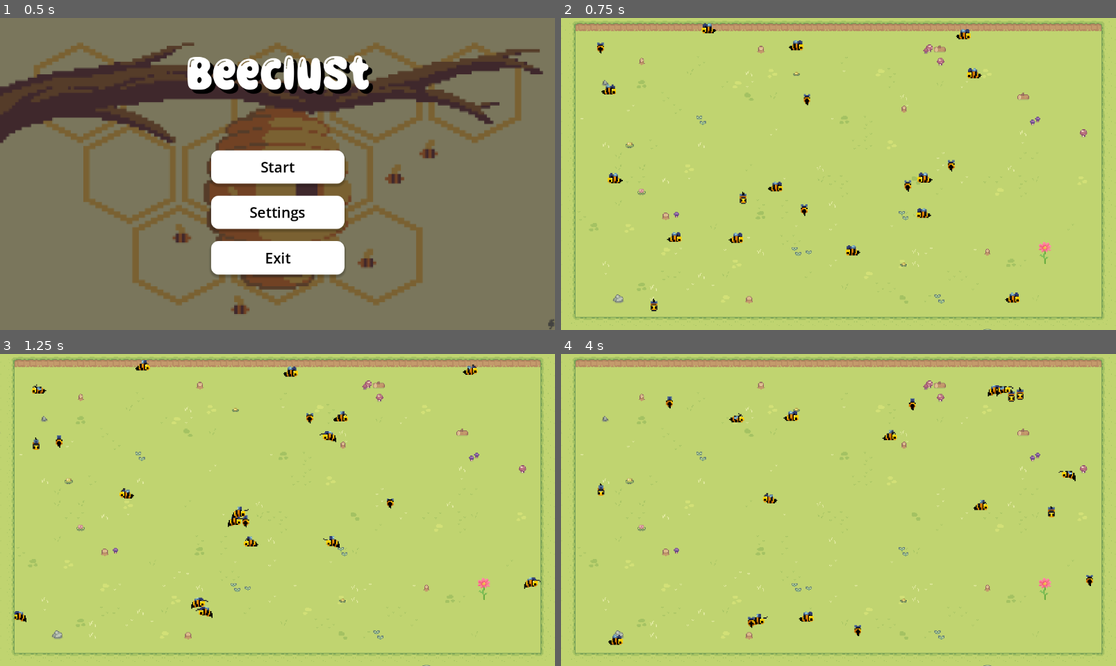
Above: before the commit, frames 1-4 (two rows, left to right).
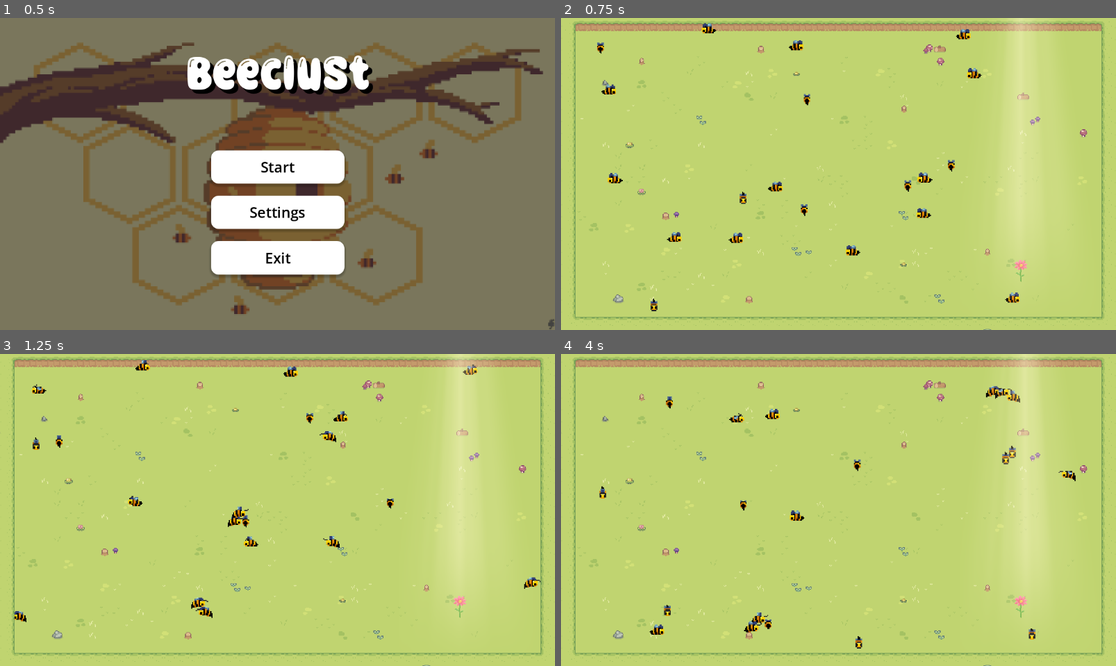
Above: after the commit, the same moments.

Repository: Kuuro-neko/Beeclust
Game: Godot game, scene res://scenes/main_menu.tscn
The game is run twice, just before and just after one commit, with the same random seed, the same clock (stepped at 60 frames per second) and the same inputs.
Inputs:
- Up to frame 1 (0.5 s): no input
- Up to frame 2 (0.75 s): click "Start" at 0.5 s
- Up to frame 3 (1.25 s): no input
- Up to frame 4 (4 s): tap Enter at 1.25 s; tap H every 0.75 s from 1.35 to 3.6 s; tap Space at 2 s

Frame 1 is identical in both runs. In frame 2, 4.5% of the frame differs, in the area x 79-89%, y 0-90%; in frame 3, 4.6%; in frame 4, 5.6%, in the area x 6-96%, y 0-95%.

Commit message:
Added godrays on top of the target

Diff:
--- a/scenes/world.tscn
+++ b/scenes/world.tscn
@@ -10,6 +10,7 @@
 [ext_resource type="Script" path="res://scripts/bees_spawn.gd" id="7_4axgn"]
 [ext_resource type="Script" path="res://scripts/heatmap.gd" id="8_tmbk2"]
 [ext_resource type="PackedScene" uid="uid://cmk63s78jrhi1" path="res://scenes/pause_menu.tscn" id="9_s2ktp"]
+[ext_resource type="Shader" path="res://shaders/rays.gdshader" id="11_vgmnn"]
 
 [sub_resource type="TileSetAtlasSource" id="TileSetAtlasSource_vrnjb"]
 texture = ExtResource("2_yriin")
@@ -547,6 +548,32 @@
 sources/0 = SubResource("TileSetAtlasSource_5waer")
 sources/1 = SubResource("TileSetAtlasSource_n0l5w")
 
+[sub_resource type="ShaderMaterial" id="ShaderMaterial_bm2mh"]
+shader = ExtResource("11_vgmnn")
+shader_parameter/angle = 0.37
+shader_parameter/position = 0.424
+shader_parameter/spread = 0.293
+shader_parameter/cutoff = 0.164
+shader_parameter/falloff = 0.361
+shader_parameter/edge_fade = 0.448
+shader_parameter/speed = 1.002
+shader_parameter/ray1_density = 7.103
+shader_parameter/ray2_density = 30.0
+shader_parameter/ray2_intensity = 0.187
+shader_parameter/color = Color(1, 0.9, 0.65, 0.8)
+shader_parameter/hdr = false
+shader_parameter/seed = 5.0
+
+[sub_resource type="Gradient" id="Gradient_tlb0e"]
+offsets = PackedFloat32Array(0)
+colors = PackedColorArray(0, 0, 0, 0.152941)
+
+[sub_resource type="FastNoiseLite" id="FastNoiseLite_kers6"]
+
+[sub_resource type="NoiseTexture2D" id="NoiseTexture2D_lodd8"]
+color_ramp = SubResource("Gradient_tlb0e")
+noise = SubResource("FastNoiseLite_kers6")
+
 [node name="World" type="Node2D"]
 y_sort_enabled = true
 
@@ -586,7 +613,15 @@
 position = Vector2(352, 191)
 
 [node name="Target" type="Node2D" parent="."]
-position = Vector2(278, 106)
+position = Vector2(246, 130)
+
+[node name="Godrays" type="Sprite2D" parent="Target"]
+z_index = 2
+material = SubResource("ShaderMaterial_bm2mh")
+position = Vector2(86, -184.5)
+scale = Vector2(0.660156, 1.09961)
+texture = SubResource("NoiseTexture2D_lodd8")
+flip_h = true
 
 [node name="Sprite2D" type="Sprite2D" parent="Target"]
 texture = ExtResource("6_in5o7")
--- /dev/null
+++ b/shaders/rays.gdshader
@@ -0,0 +1,108 @@
+/*
+Shader from Godot Shaders - the free shader library.
+godotshaders.com/shader/god-rays
+
+Feel free to use, improve and change this shader according to your needs
+and consider sharing the modified result on godotshaders.com.
+*/
+
+shader_type canvas_item;
+
+uniform float angle = -0.3;
+uniform float position = -0.2;
+uniform float spread : hint_range(0.0, 1.0) = 0.5;
+uniform float cutoff : hint_range(-1.0, 1.0) = 0.1;
+uniform float falloff : hint_range(0.0, 1.0) = 0.2;
+uniform float edge_fade : hint_range(0.0, 1.0) = 0.15;
+
+uniform float speed = 1.0;
+uniform float ray1_density = 8.0;
+uniform float ray2_density = 30.0;
+uniform float ray2_intensity : hint_range(0.0, 1.0) = 0.3;
+
+uniform vec4 color : source_color = vec4(1.0, 0.9, 0.65, 0.8);
+uniform sampler2D SCREEN_TEXTURE : hint_screen_texture, filter_linear_mipmap;
+
+uniform bool hdr = false;
+uniform float seed = 5.0;
+
+// Random and noise functions from Book of Shader's chapter on Noise.
+float random(vec2 _uv) {
+    return fract(sin(dot(_uv.xy,
+                         vec2(12.9898, 78.233))) *
+        43758.5453123);
+}
+
+float noise (in vec2 uv) {
+    vec2 i = floor(uv);
+    vec2 f = fract(uv);
+
+    // Four corners in 2D of a tile
+    float a = random(i);
+    float b = random(i + vec2(1.0, 0.0));
+    float c = random(i + vec2(0.0, 1.0));
+    float d = random(i + vec2(1.0, 1.0));
+
+
+    // Smooth Interpolation
+
+    // Cubic Hermine Curve. Same as SmoothStep()
+    vec2 u = f * f * (3.0-2.0 * f);
+
+    // Mix 4 coorners percentages
+    return mix(a, b, u.x) +
+            (c - a)* u.y * (1.0 - u.x) +
+            (d - b) * u.x * u.y;
+}
+
+mat2 rotate(float _angle){
+    return mat2(vec2(cos(_angle), -sin(_angle)),
+                vec2(sin(_angle), cos(_angle)));
+}
+
+vec4 screen(vec4 base, vec4 blend){
+	return 1.0 - (1.0 - base) * (1.0 - blend);
+}
+
+void fragment()
+{
+
+	// Rotate, skew and move the UVs
+	vec2 transformed_uv = ( rotate(angle) * (UV - position) )  / ( (UV.y + spread) - (UV.y * spread) );
+
+	// Animate the ray according the the new transformed UVs
+	vec2 ray1 = vec2(transformed_uv.x * ray1_density + sin(TIME * 0.1 * speed) * (ray1_density * 0.2) + seed, 1.0);
+	vec2 ray2 = vec2(transformed_uv.x * ray2_density + sin(TIME * 0.2 * speed) * (ray1_density * 0.2) + seed, 1.0);
+
+	// Cut off the ray's edges
+	float cut = step(cutoff, transformed_uv.x) * step(cutoff, 1.0 - transformed_uv.x);
+	ray1 *= cut;
+	ray2 *= cut;
+
+	// Apply the noise pattern (i.e. create the rays)
+	float rays;
+
+	if (hdr){
+		// This is not really HDR, but check this to not clamp the two merged rays making
+		// their values go over 1.0. Can make for some nice effect
+		rays = noise(ray1) + (noise(ray2) * ray2_intensity);
+	}
+	else{
+		 rays = clamp(noise(ray1) + (noise(ray2) * ray2_intensity), 0., 1.);
+	}
+
+	// Fade out edges
+	rays *= smoothstep(0.0, falloff, (1.0 - UV.y)); // Bottom
+	rays *= smoothstep(0.0 + cutoff, edge_fade + cutoff, transformed_uv.x); // Left
+	rays *= smoothstep(0.0 + cutoff, edge_fade + cutoff, 1.0 - transformed_uv.x); // Right
+
+	// Color to the rays
+	vec3 shine = vec3(rays) * color.rgb;
+
+	// Try different blending modes for a nicer effect. "Screen" is included in the code,
+	// but take a look at https://godotshaders.com/snippet/blending-modes/ for more.
+	// With "Screen" blend mode: --
+	shine = screen(texture(SCREEN_TEXTURE, SCREEN_UV), vec4(color)).rgb;
+
+	COLOR = vec4(shine, rays * color.a);
+}
Not shown: 1 places in scenes/world.tscn that only renumber resources
